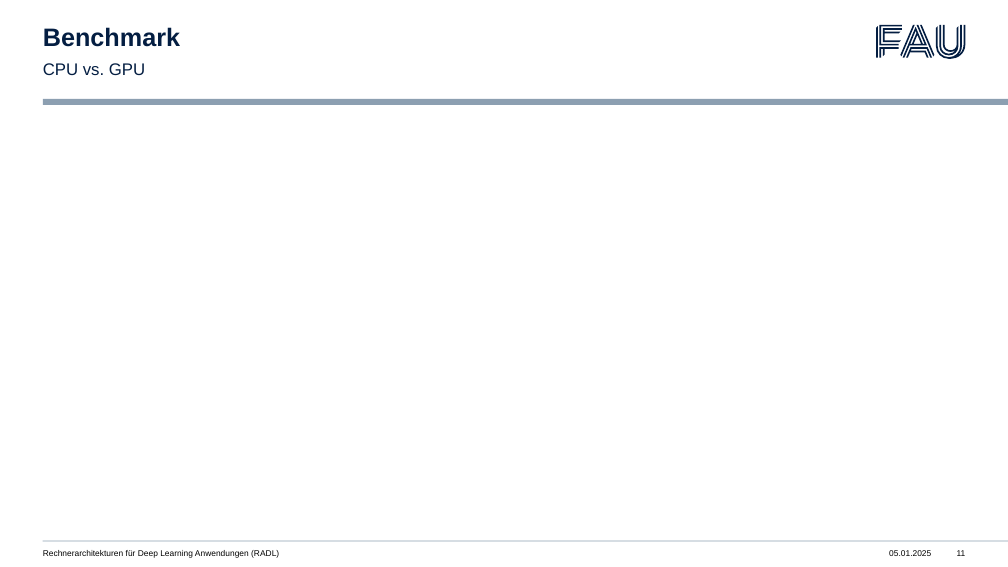
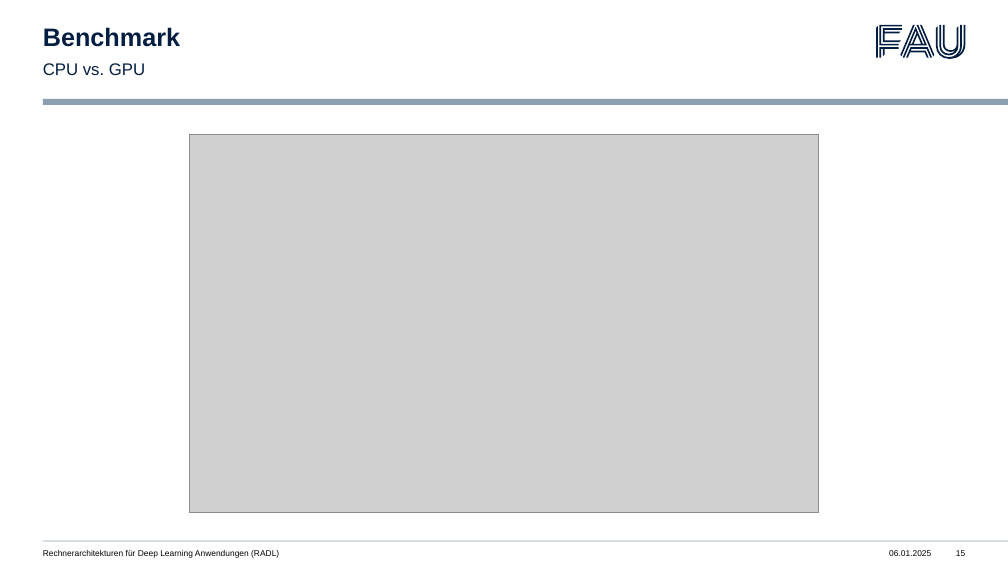
Before and after one commit to libalis/radl, a slide deck: slide 15 of Presentations/4. Presentation/4. Presentation.pptx (slide 11 before the commit). Drawn at 1008x567 pixels with LibreOffice and Linux fonts; fonts in the diff are those of the drawing; grey boxes stand for pictures. Boxes give left, top, right and bottom in pixels: in the first picture for what was removed or moved away, otherwise in the second. Text is boxed around its words. In the diff, an @@ line names an element or a change of style, - is before the commit and + after.

```diff
--- a/Presentations/4. Presentation/4. Presentation.pptx
+++ b/Presentations/4. Presentation/4. Presentation.pptx
@@ picture added at [189,135,819,513] @@
@@ page number at [956,550,965,556]: text changed @@
-11
+15
```
Also in this commit, not shown: 15 other slides changed, 21 other files.
